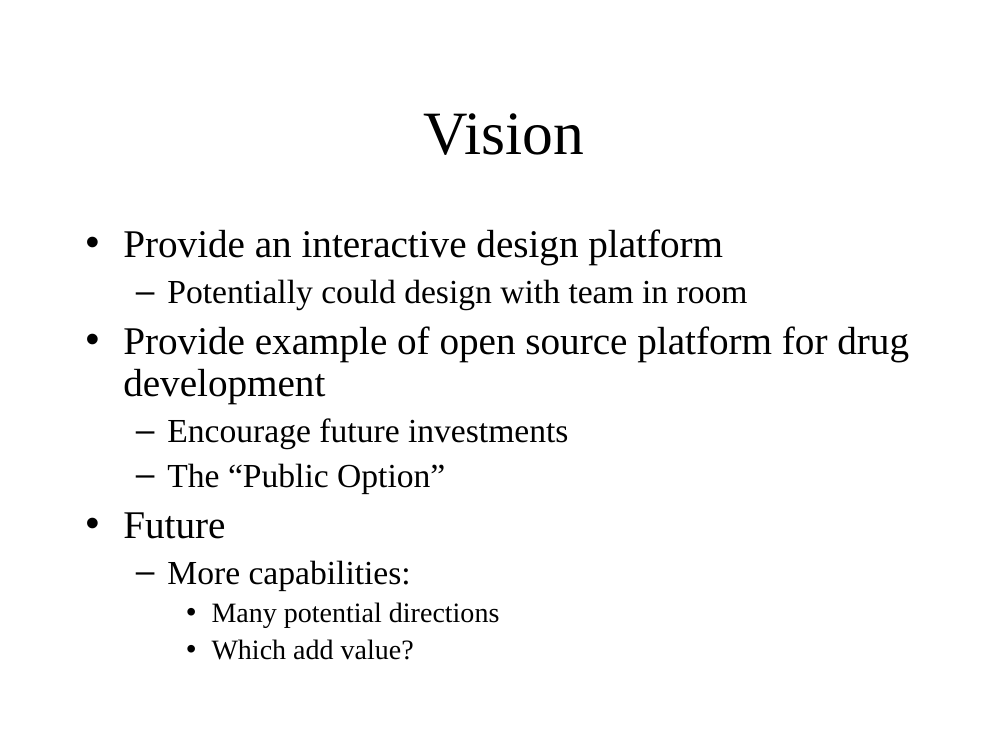
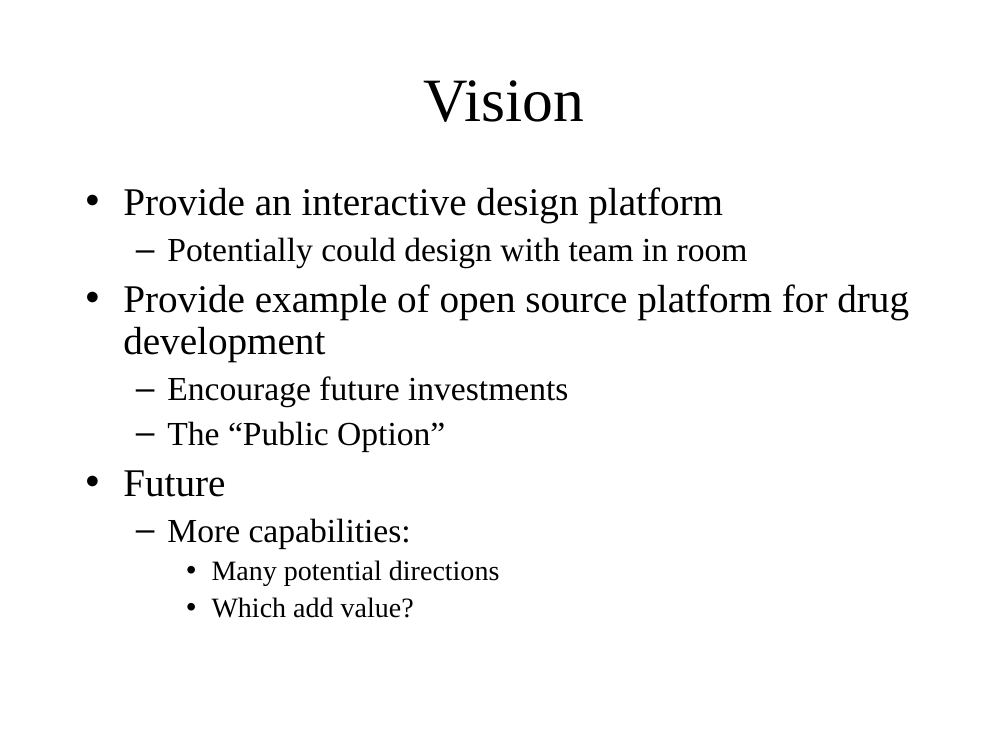
Before and after one commit to keaven/gsDesign, a slide deck: slide 21 of pkg/gsDesignGUIReview/osx/gsDx.ppt. Drawn at 1008x756 pixels with LibreOffice and Linux fonts; fonts in the diff are those of the drawing; background and template pictures are left out. Boxes give left, top, right and bottom in pixels: in the first picture for what was removed or moved away, otherwise in the second. Text is boxed around its words. In the diff, an @@ line names an element or a change of style, - is before the commit and + after.

```diff
--- a/pkg/gsDesignGUIReview/osx/gsDx.ppt
+++ b/pkg/gsDesignGUIReview/osx/gsDx.ppt
@@ title "Vision": place and size @@
-title "Vision" at <box>424,113,584,155</box>
+title "Vision" at <box>424,80,584,122</box>
@@ text "Provide an interactive design platform": place and size @@
-text "Provide an interactive design platform" at <box>123,229,909,660</box>
+text "Provide an interactive design platform" at <box>123,187,909,618</box>
```
Also in this commit, not shown: 7 other slides changed, 1 slide added, 1 slide removed.
